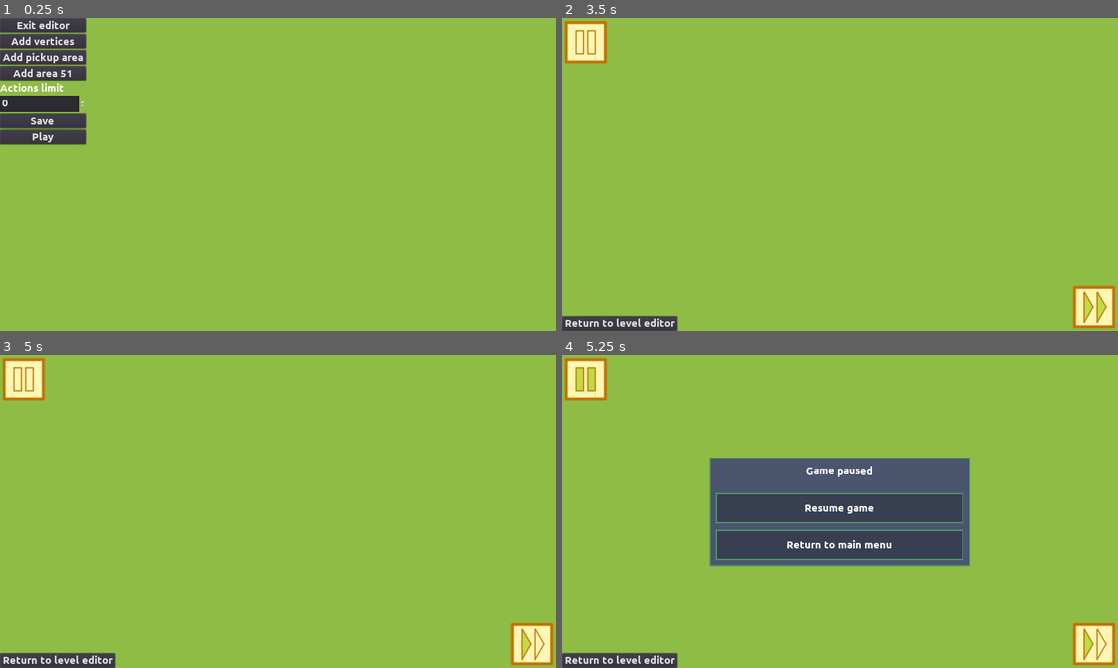
Above: before the commit, frames 1-4 (two rows, left to right).
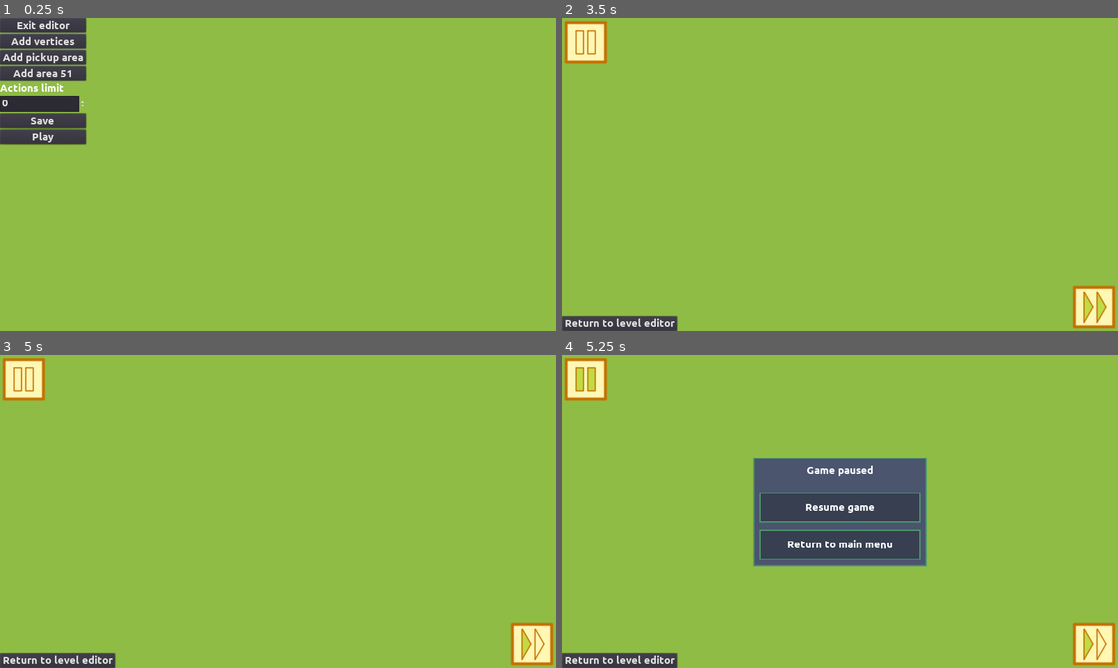
Above: after the commit, the same moments.

Repository: moisesjbc/ufo-taxi
Game: Godot game, scene res://level_editor/main/level_editor.tscn
Two runs of this game, one before a commit and one after it. Both use one fixed random seed, a clock stepped at 60 frames per second and the inputs below. This scene is started directly instead of the project's main scene.
Inputs (mouse positions are in pixels of both pictures, inside the frame that each line leads up to):
- Up to frame 1 (0.25 s): no input
- Up to frame 2 (3.5 s): click "Play" at 0.5 s; click (1095, 309) at 1.25 s; click (1095, 309) at 2 s; click (1095, 309) at 2.75 s
- Up to frame 3 (5 s): click "Return to level editor" at 3.5 s; click "Play" at 4.25 s
- Up to frame 4 (5.25 s): click (584, 380) at 5 s

Frames 1-3 are identical in both runs. In frame 4, 6.8% of the frame differs, in the area x 26-74%, y 32-68%.
Error in both runs: Invalid get index '0' (on base: 'Array'). (res://gameplay/player/player.gd:20)

Commit message:
Added styles to win menu

Diff:
--- /dev/null
+++ b/godot-project/gui/panel/panel.tscn
@@ -0,0 +1,17 @@
+[gd_scene load_steps=2 format=2]
+
+[sub_resource type="StyleBoxFlat" id=1]
+bg_color = Color( 0.294118, 0.333333, 0.431373, 1 )
+border_width_left = 3
+border_width_top = 3
+border_width_right = 3
+border_width_bottom = 3
+border_color = Color( 0.298039, 0.584314, 0.423529, 1 )
+
+[node name="panel" type="Panel"]
+margin_right = 40.0
+margin_bottom = 40.0
+custom_styles/panel = SubResource( 1 )
+__meta__ = {
+"_edit_use_anchors_": false
+}
--- a/godot-project/menus/level_win_menu/level_win_menu.tscn
+++ b/godot-project/menus/level_win_menu/level_win_menu.tscn
@@ -1,6 +1,8 @@
-[gd_scene load_steps=2 format=2]
+[gd_scene load_steps=4 format=2]
 
 [ext_resource path="res://menus/level_win_menu/level_win_menu.gd" type="Script" id=1]
+[ext_resource path="res://gui/panel/panel.tscn" type="PackedScene" id=2]
+[ext_resource path="res://gui/button/button.tscn" type="PackedScene" id=3]
 
 [node name="level_win_menu" type="Control"]
 pause_mode = 2
@@ -22,12 +24,12 @@
 "_edit_use_anchors_": false
 }
 
-[node name="panel" type="Panel" parent="container"]
-margin_left = 540.0
+[node name="panel" parent="container" instance=ExtResource( 2 )]
+margin_left = 440.0
 margin_top = 260.0
-margin_right = 740.0
+margin_right = 840.0
 margin_bottom = 460.0
-rect_min_size = Vector2( 200, 200 )
+rect_min_size = Vector2( 400, 200 )
 
 [node name="MarginContainer" type="MarginContainer" parent="container/panel"]
 anchor_right = 1.0
@@ -43,24 +45,24 @@
 [node name="vbox_container" type="VBoxContainer" parent="container/panel/MarginContainer"]
 margin_left = 20.0
 margin_top = 20.0
-margin_right = 201.0
+margin_right = 380.0
 margin_bottom = 180.0
 __meta__ = {
 "_edit_use_anchors_": false
 }
 
 [node name="body_label" type="Label" parent="container/panel/MarginContainer/vbox_container"]
-margin_right = 181.0
-margin_bottom = 122.0
+margin_right = 360.0
+margin_bottom = 86.0
 size_flags_horizontal = 3
 size_flags_vertical = 3
 text = "LEVEL PASSED!"
 align = 1
 valign = 1
 
-[node name="continue_button" type="Button" parent="container/panel/MarginContainer/vbox_container"]
-margin_top = 126.0
-margin_right = 181.0
+[node name="continue_button" parent="container/panel/MarginContainer/vbox_container" instance=ExtResource( 3 )]
+margin_top = 90.0
+margin_right = 360.0
 margin_bottom = 160.0
 text = "Continue"
 [connection signal="pressed" from="container/panel/MarginContainer/vbox_container/continue_button" to="." method="_on_continue_button_pressed"]
--- a/godot-project/menus/pause_menu/pause_menu.tscn
+++ b/godot-project/menus/pause_menu/pause_menu.tscn
@@ -4,14 +4,7 @@
 [ext_resource path="res://gameplay/main/gui/pause/pause_on.png" type="Texture" id=2]
 [ext_resource path="res://gameplay/main/gui/pause/pause_off.png" type="Texture" id=3]
 [ext_resource path="res://gui/button/button.tscn" type="PackedScene" id=4]
-
-[sub_resource type="StyleBoxFlat" id=1]
-bg_color = Color( 0.294118, 0.333333, 0.431373, 1 )
-border_width_left = 3
-border_width_top = 3
-border_width_right = 3
-border_width_bottom = 3
-border_color = Color( 0.298039, 0.584314, 0.423529, 1 )
+[ext_resource path="res://gui/panel/panel.tscn" type="PackedScene" id=5]
 
 [node name="pause_menu" type="Control"]
 pause_mode = 2
@@ -31,24 +24,16 @@
 "_edit_use_anchors_": false
 }
 
-[node name="panel" type="Panel" parent="center_container"]
-margin_left = 340.0
+[node name="panel" parent="center_container" instance=ExtResource( 5 )]
+margin_left = 440.0
 margin_top = 235.0
-margin_right = 940.0
+margin_right = 840.0
 margin_bottom = 485.0
-rect_min_size = Vector2( 600, 250 )
-custom_styles/panel = SubResource( 1 )
-__meta__ = {
-"_edit_use_anchors_": false
-}
+rect_min_size = Vector2( 400, 250 )
 
 [node name="margin_container" type="MarginContainer" parent="center_container/panel"]
 anchor_right = 1.0
 anchor_bottom = 1.0
-margin_left = -1.33484
-margin_top = 1.33484
-margin_right = -1.33484
-margin_bottom = 1.33484
 custom_constants/margin_right = 15
 custom_constants/margin_top = 15
 custom_constants/margin_left = 15
@@ -60,11 +45,11 @@
 [node name="vbox_container" type="VBoxContainer" parent="center_container/panel/margin_container"]
 margin_left = 15.0
 margin_top = 15.0
-margin_right = 585.0
+margin_right = 385.0
 margin_bottom = 235.0
 
 [node name="title" type="Label" parent="center_container/panel/margin_container/vbox_container"]
-margin_right = 570.0
+margin_right = 370.0
 margin_bottom = 61.0
 size_flags_horizontal = 3
 size_flags_vertical = 7
@@ -73,18 +58,18 @@
 
 [node name="buttons_container" type="VBoxContainer" parent="center_container/panel/margin_container/vbox_container"]
 margin_top = 65.0
-margin_right = 570.0
+margin_right = 370.0
 margin_bottom = 220.0
 custom_constants/separation = 15
 
 [node name="resume_button" parent="center_container/panel/margin_container/vbox_container/buttons_container" instance=ExtResource( 4 )]
-margin_right = 570.0
+margin_right = 370.0
 margin_bottom = 70.0
 text = "Resume game"
 
 [node name="return_button" parent="center_container/panel/margin_container/vbox_container/buttons_container" instance=ExtResource( 4 )]
 margin_top = 85.0
-margin_right = 570.0
+margin_right = 370.0
 margin_bottom = 155.0
 text = "Return to main menu"
 
